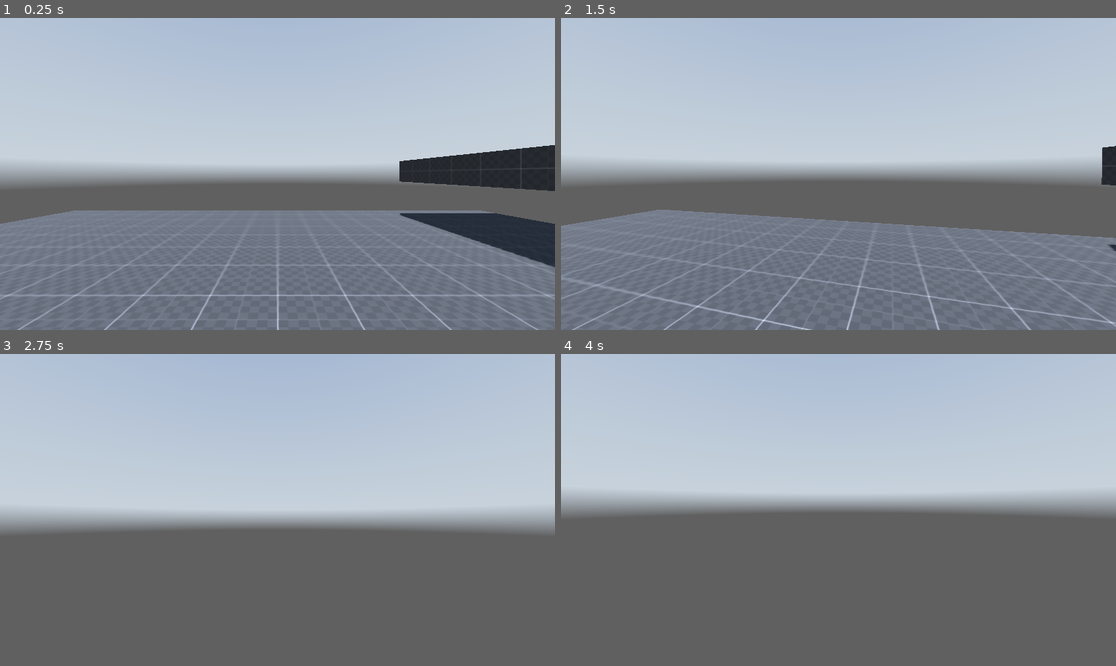
Above: before the commit, frames 1-4 (two rows, left to right).
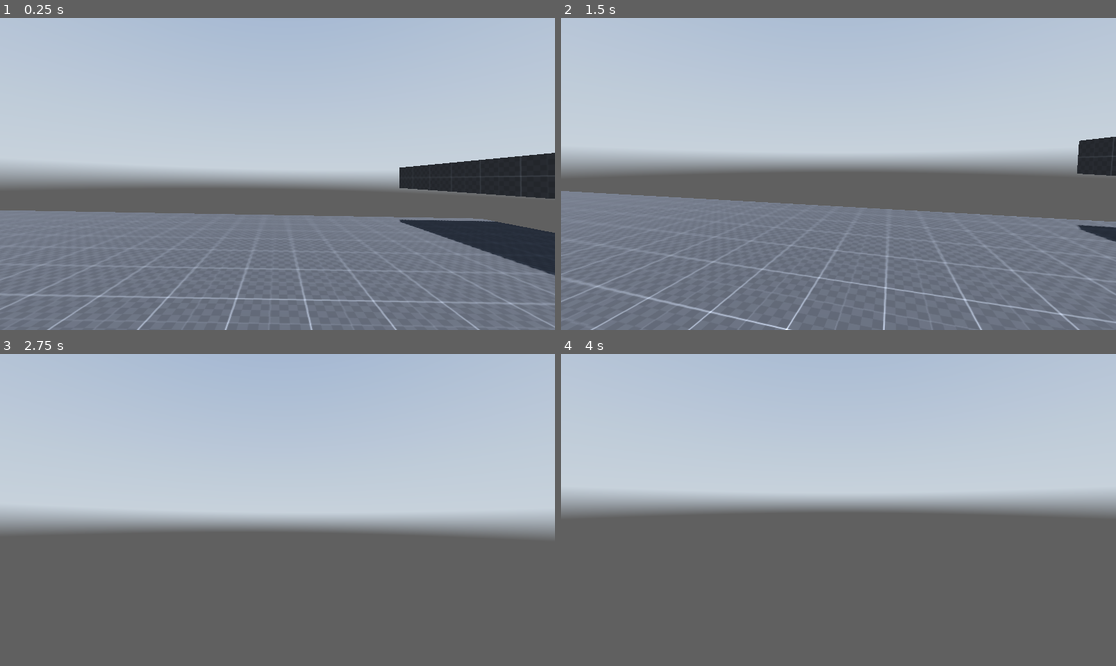
Above: after the commit, the same moments.

Repository: jacoba2024through2025/TombsOfTheTides
Game: Godot game, scene res://Scenes/main.tscn
The game is run twice, just before and just after one commit, with the same random seed, the same clock (stepped at 60 frames per second) and the same inputs. A sky picture missing from this copy of the repository is replaced by a grey-blue gradient.
Inputs (mouse positions are in pixels of both pictures, inside the frame that each line leads up to):
- Up to frame 1 (0.25 s): no input
- Up to frame 2 (1.5 s): tap Enter (ui_accept) at 0.5, 0.77, 1.07 s; move the mouse to (866, 174) at 0.52 s; hold Ctrl (crouch) 0.53-1.28 s; hold W (forward) from 0.53 s (still down); tap Alt (free_look) at 0.8, 1.35 s; move the mouse to (810, 174) at 1.27 s
- Up to frame 3 (2.75 s): keep holding W (forward); tap Enter (ui_accept) at 1.52, 1.82 s; tap Shift (sprint) at 1.55 s; move the mouse to (288, 503) at 2.02 s; hold Shift (sprint) from 2.03 s (still down); tap E (interact, bound only after the commit) at 2.3 s
- Up to frame 4 (4 s): keep holding W (forward); move the mouse to (832, 516) at 2.77 s; release Shift (sprint) at 2.78 s; tap E (interact, bound only after the commit) at 2.85 s; tap Enter (ui_accept) at 3.02, 3.32, 3.5, 3.77 s; right-click (832, 516) at 3.05 s; move the mouse to (877, 513) at 3.52 s; hold Right mouse button (rclick, bound only after the commit) from 3.53 s (still down); tap F (throw, bound only after the commit) at 3.8 s

The runs differ from the first frame. In frame 1, 8.1% of the frame differs, in the area x 0-100%, y 40-100%; in frame 2, 16%, in the area x 0-100%, y 38-100%; in frame 3, 0.1%; in frame 4, nothing differs.

Commit message:
changes made 1/14/25 3:59 PM

Diff:
--- a/Scenes/main.tscn
+++ b/Scenes/main.tscn
@@ -24,14 +24,135 @@
 [sub_resource type="CapsuleShape3D" id="CapsuleShape3D_wf5i0"]
 height = 1.2
 
+[sub_resource type="Animation" id="Animation_ycxki"]
+length = 0.001
+tracks/0/type = "value"
+tracks/0/imported = false
+tracks/0/enabled = true
+tracks/0/path = NodePath("Camera3D:rotation")
+tracks/0/interp = 1
+tracks/0/loop_wrap = true
+tracks/0/keys = {
+"times": PackedFloat32Array(0),
+"transitions": PackedFloat32Array(1),
+"update": 0,
+"values": [Vector3(0, 0, 0)]
+}
+tracks/1/type = "value"
+tracks/1/imported = false
+tracks/1/enabled = true
+tracks/1/path = NodePath("Camera3D:position")
+tracks/1/interp = 1
+tracks/1/loop_wrap = true
+tracks/1/keys = {
+"times": PackedFloat32Array(0),
+"transitions": PackedFloat32Array(1),
+"update": 0,
+"values": [Vector3(0, 0, 0)]
+}
+
+[sub_resource type="Animation" id="Animation_tk0n7"]
+resource_name = "jump"
+length = 0.3
+tracks/0/type = "value"
+tracks/0/imported = false
+tracks/0/enabled = true
+tracks/0/path = NodePath("Camera3D:rotation")
+tracks/0/interp = 1
+tracks/0/loop_wrap = true
+tracks/0/keys = {
+"times": PackedFloat32Array(0, 0.1, 0.1001, 0.3),
+"transitions": PackedFloat32Array(1, 1, 1, 1),
+"update": 0,
+"values": [Vector3(-0.0523599, 0, 0), Vector3(0, 0, 0), Vector3(0.0523599, 0, 0.0349066), Vector3(0, 0, 0)]
+}
+tracks/1/type = "value"
+tracks/1/imported = false
+tracks/1/enabled = true
+tracks/1/path = NodePath("Camera3D:position")
+tracks/1/interp = 1
+tracks/1/loop_wrap = true
+tracks/1/keys = {
+"times": PackedFloat32Array(0, 0.1, 0.3),
+"transitions": PackedFloat32Array(1, 1, 1),
+"update": 0,
+"values": [Vector3(0, 0, 0), Vector3(0, -0.1, 0), Vector3(0, 0, 0)]
+}
+
+[sub_resource type="Animation" id="Animation_0dtul"]
+resource_name = "landing"
+length = 0.3
+tracks/0/type = "value"
+tracks/0/imported = false
+tracks/0/enabled = true
+tracks/0/path = NodePath("Camera3D:rotation")
+tracks/0/interp = 1
+tracks/0/loop_wrap = true
+tracks/0/keys = {
+"times": PackedFloat32Array(0, 0.1, 0.1001, 0.3),
+"transitions": PackedFloat32Array(1, 1, 1, 1),
+"update": 0,
+"values": [Vector3(-0.0523599, 0, 0), Vector3(0, 0, 0), Vector3(0.0523599, 0, 0.0349066), Vector3(0, 0, 0)]
+}
+tracks/1/type = "value"
+tracks/1/imported = false
+tracks/1/enabled = true
+tracks/1/path = NodePath("Camera3D:position")
+tracks/1/interp = 1
+tracks/1/loop_wrap = true
+tracks/1/keys = {
+"times": PackedFloat32Array(0, 0.1, 0.3),
+"transitions": PackedFloat32Array(1, 1, 1),
+"update": 0,
+"values": [Vector3(0, 0, 0), Vector3(0, -0.1, 0), Vector3(0, 0, 0)]
+}
+
+[sub_resource type="AnimationLibrary" id="AnimationLibrary_owwci"]
+_data = {
+"RESET": SubResource("Animation_ycxki"),
+"jump": SubResource("Animation_tk0n7"),
+"landing": SubResource("Animation_0dtul")
+}
+
+[sub_resource type="StandardMaterial3D" id="StandardMaterial3D_xpugk"]
+albedo_color = Color(1, 0.647059, 0, 1)
+
+[sub_resource type="BoxMesh" id="BoxMesh_326ni"]
+
+[sub_resource type="BoxShape3D" id="BoxShape3D_jjnxj"]
+
+[sub_resource type="FastNoiseLite" id="FastNoiseLite_clls5"]
+
+[sub_resource type="NoiseTexture2D" id="NoiseTexture2D_eiuh1"]
+seamless = true
+as_normal_map = true
+noise = SubResource("FastNoiseLite_clls5")
+
+[sub_resource type="NoiseTexture2D" id="NoiseTexture2D_cysjw"]
+seamless = true
+as_normal_map = true
+noise = SubResource("FastNoiseLite_clls5")
+
+[sub_resource type="StandardMaterial3D" id="StandardMaterial3D_cmv3j"]
+depth_draw_mode = 1
+albedo_color = Color(0.0470588, 0.317647, 0.466667, 0.505882)
+roughness = 0.0
+normal_enabled = true
+normal_texture = SubResource("NoiseTexture2D_eiuh1")
+refraction_enabled = true
+refraction_texture = SubResource("NoiseTexture2D_cysjw")
+
+[sub_resource type="BoxMesh" id="BoxMesh_nwmko"]
+material = SubResource("StandardMaterial3D_cmv3j")
+
 [node name="world" type="Node3D"]
 
 [node name="stage" type="Node3D" parent="."]
 
 [node name="CSGBox3D" type="CSGBox3D" parent="stage"]
-transform = Transform3D(1, 0, 0, 0, 1, 0, 0, 0, 1, 0.00421476, -0.5, -0.0127044)
+transform = Transform3D(1, 0, 0, 0, 1, 0, 0, 0, 1, -7.56878, -0.5, -0.0127044)
 use_collision = true
-size = Vector3(20, 1, 20)
+size = Vector3(35.146, 1, 20)
 material = SubResource("StandardMaterial3D_dvn77")
 
 [node name="CSGBox3D2" type="CSGBox3D" parent="stage"]
@@ -71,3 +192,37 @@
 [node name="eyes" type="Node3D" parent="player/nek/head"]
 
 [node name="Camera3D" type="Camera3D" parent="player/nek/head/eyes"]
+
+[node name="Interaction" type="RayCast3D" parent="player/nek/head/eyes/Camera3D"]
+target_position = Vector3(0, 0, -5)
+
+[node name="hand" type="Marker3D" parent="player/nek/head/eyes/Camera3D"]
+transform = Transform3D(1, 0, 0, 0, 1, 0, 0, 0, 1, 0, 0, -2.49506)
+
+[node name="Generic6DOFJoint3D" type="Generic6DOFJoint3D" parent="player/nek/head/eyes/Camera3D"]
+node_a = NodePath("../StaticBody3D")
+linear_limit_x/enabled = false
+
+[node name="StaticBody3D" type="StaticBody3D" parent="player/nek/head/eyes/Camera3D"]
+transform = Transform3D(1, 0, 0, 0, 1, 0, 0, 0, 1, 0, 0, -2.495)
+
+[node name="AnimationPlayer" type="AnimationPlayer" parent="player/nek/head/eyes"]
+libraries = {
+"": SubResource("AnimationLibrary_owwci")
+}
+
+[node name="box" type="RigidBody3D" parent="."]
+transform = Transform3D(1, 0, 0, 0, 1, 0, 0, 0, 1, -5.50765, 0.639908, -0.153813)
+
+[node name="MeshInstance3D" type="MeshInstance3D" parent="box"]
+transform = Transform3D(1, 0, 0, 0, 1, 0, 0, 0, 1, 0, 1.23411, 0)
+material_override = SubResource("StandardMaterial3D_xpugk")
+mesh = SubResource("BoxMesh_326ni")
+
+[node name="CollisionShape3D" type="CollisionShape3D" parent="box"]
+transform = Transform3D(1, 0, 0, 0, 1, 0, 0, 0, 1, 0, 1.23591, 0)
+shape = SubResource("BoxShape3D_jjnxj")
+
+[node name="MeshInstance3D" type="MeshInstance3D" parent="."]
+transform = Transform3D(1, 0, 0, 0, 1, 0, 0, 0, 1, -18.2769, 1.1518, 0)
+mesh = SubResource("BoxMesh_nwmko")
--- a/Scripts/player.gd
+++ b/Scripts/player.gd
@@ -8,12 +8,32 @@
 @onready var crouching_collision_shape: CollisionShape3D = $crouching_collision_shape
 @onready var ray_cast_3d: RayCast3D = $RayCast3D
 @onready var eyes: Node3D = $nek/head/eyes
+@onready var animation_player: AnimationPlayer = $nek/head/eyes/AnimationPlayer
+@onready var interaction: RayCast3D = $nek/head/eyes/Camera3D/Interaction
+@onready var hand: Marker3D = $nek/head/eyes/Camera3D/hand
+@onready var joint: Generic6DOFJoint3D = $nek/head/eyes/Camera3D/Generic6DOFJoint3D
+@onready var staticbody: StaticBody3D = $nek/head/eyes/Camera3D/StaticBody3D
+
+#All grab variables
+var picked_object
+var pull_power = 4
+
+var rotation_power = 0.05
+var locked = false
+
+
+
+
+# grab variables end
+
+
 
 var current_speed = 5.0
 const walking_speed = 5.0
 const sprinting_speed = 8.0
 const crouching_speed = 3.0
-
+var last_velocity = Vector3.ZERO
+var climbing_speed = 150.0
 #Sliding vars
 var slide_timer = 0.0
 var slide_timer_max = 1.0
@@ -33,6 +53,7 @@
 
 const jump_velocity = 4.5
 var lerp_speed = 10.0
+var air_lerp_speed = 3.0
 const mouse_sens = 0.25
 var crouching_depth = -0.5
 var direction = Vector3.ZERO
@@ -54,9 +75,43 @@
 func _ready():
 	Input.set_mouse_mode(Input.MOUSE_MODE_CAPTURED)
 
+func pick_object():
+	var collider = interaction.get_collider()
+	if collider != null and collider is RigidBody3D:
+		picked_object = collider
+		joint.set_node_b(picked_object.get_path())
+
+func rotate_object(event):
+	if picked_object != null:
+		if event is InputEventMouseMotion:
+			staticbody.rotate_x(deg_to_rad(event.relative.y * rotation_power))
+			staticbody.rotate_y(deg_to_rad(event.relative.x * rotation_power))
+
+
+func remove_object():
+	if picked_object != null:
+		picked_object = null
+		joint.set_node_b(joint.get_path())
 func _input(event):
 
-
+	if Input.is_action_just_pressed("interact"):
+		if picked_object == null:
+			pick_object()
+		elif picked_object != null:
+			remove_object()
+	if Input.is_action_pressed('rclick'):
+		locked = true
+		rotate_object(event)
+		print("Function being called", "Locked:", locked)
+	if Input.is_action_just_released('rclick'):
+		locked = false
+		print("Function not called", locked)
+
+	if Input.is_action_just_pressed("throw"):
+		if picked_object != null:
+			var knockback = picked_object.global_position - global_position
+			picked_object.apply_central_impulse(knockback * 5)
+			remove_object()
 	if event is InputEventMouseMotion:
 
 		if free_looking:
@@ -77,7 +132,7 @@
 
 	if Input.is_action_pressed("crouch") || sliding:
 		head.position.y = lerp(head.position.y, 1.8 + crouching_depth, delta*lerp_speed)
-		current_speed = crouching_speed
+		current_speed = lerp(current_speed, crouching_speed, delta * lerp_speed)
 		standing_collision_shape.disabled = true
 		crouching_collision_shape.disabled = false
 
@@ -103,14 +158,14 @@
 		head.position.y = lerp(head.position.y, 0.0, delta*lerp_speed)
 		head.position.y = 1.8
 		if Input.is_action_pressed("sprint"):
-			current_speed = sprinting_speed
+			current_speed = lerp(current_speed, sprinting_speed, delta * lerp_speed)
 
 			walking = false
 			sprinting = true
 			crouching = false
 
 		else:
-			current_speed = walking_speed
+			current_speed = lerp(current_speed, walking_speed, delta * lerp_speed)
 
 			walking = true
 			sprinting = false
@@ -119,14 +174,14 @@
 		free_looking = true
 
 		if sliding:
-			camera_3d.rotation.z = lerp(camera_3d.rotation.z, -deg_to_rad(7.0), delta * lerp_speed		)
+			eyes.rotation.z = lerp(eyes.rotation.z, -deg_to_rad(7.0), delta * lerp_speed		)
 
 		else:
-			camera_3d.rotation.z = -deg_to_rad(nek.rotation.y * free_look_tilt_amount)
+			eyes.rotation.z = -deg_to_rad(nek.rotation.y * free_look_tilt_amount)
 	else:
 		free_looking = false
 		nek.rotation.y = lerp(nek.rotation.y, 0.0, delta*lerp_speed)
-		camera_3d.rotation.z = lerp(camera_3d.rotation.z, 0.0, delta*lerp_speed)
+		eyes.rotation.z = lerp(eyes.rotation.z, 0.0, delta*lerp_speed)
 
 	if sliding:
 		slide_timer -= delta
@@ -165,27 +220,43 @@
 	if Input.is_action_just_pressed("ui_accept") and is_on_floor():
 		velocity.y = jump_velocity
 		sliding = false
+		animation_player.play("jump")
+
+	# Handle landing
+	if is_on_floor():
+		if last_velocity.y < 0.0:
+			animation_player.play("landing")
+			print(last_velocity.y)
 
 	# Get the input direction and handle the movement/deceleration.
 	# As good practice, you should replace UI actions with custom gameplay actions.
 
-
-	direction = lerp(direction,(transform.basis * Vector3(input_dir.x, 0, input_dir.y)).normalized(),delta*lerp_speed)
-
+	if is_on_floor():
+		direction = lerp(direction,(transform.basis * Vector3(input_dir.x, 0, input_dir.y)).normalized(),delta*lerp_speed)
+	else:
+		if input_dir != Vector2.ZERO:
+			direction = lerp(direction,(transform.basis * Vector3(input_dir.x, 0, input_dir.y)).normalized(),delta*air_lerp_speed)
 	if sliding:
 		direction = (transform.basis * Vector3(slide_vector.x,0,slide_vector.y)).normalized()
 
+		current_speed = (slide_timer + 0.1) * slide_speed
+
 	if direction:
 		velocity.x = direction.x * current_speed
-		print("Wow")
+
 
 		velocity.z = direction.z * current_speed
 
-		if sliding:
-			velocity.x = direction.x * (slide_timer + 0.1) * slide_speed
-			velocity.z = direction.z * (slide_timer + 0.1)	 * slide_speed
+
 	else:
 		velocity.x = move_toward(velocity.x, 0, current_speed)
 		velocity.z = move_toward(velocity.z, 0, current_speed)
 
+	if picked_object != null:
+		var a = picked_object.global_transform.origin
+		var b = hand.global_transform.origin
+		picked_object.set_linear_velocity((b-a)*pull_power)
+
+
+	last_velocity = velocity
 	move_and_slide()
--- a/project.godot
+++ b/project.godot
@@ -56,6 +56,21 @@
 "events": [Object(InputEventKey,"resource_local_to_scene":false,"resource_name":"","device":-1,"window_id":0,"alt_press …(195 unchanged characters)…
 ]
 }
+interact={
+"deadzone": 0.5,
+"events": [Object(InputEventKey,"resource_local_to_scene":false,"resource_name":"","device":-1,"window_id":0,"alt_pressed":false,"shift_pressed":false,"ctrl_pressed":false,"meta_pressed":false,"pressed":false,"keycode":0,"physical_keycode":69,"key_label":0,"unicode":101,"location":0,"echo":false,"script":null)
+]
+}
+rclick={
+"deadzone": 0.5,
+"events": [Object(InputEventMouseButton,"resource_local_to_scene":false,"resource_name":"","device":-1,"window_id":0,"alt_pressed":false,"shift_pressed":false,"ctrl_pressed":false,"meta_pressed":false,"button_mask":2,"position":Vector2(102, 14),"global_position":Vector2(111, 60),"factor":1.0,"button_index":2,"canceled":false,"pressed":true,"double_click":false,"script":null)
+]
+}
+throw={
+"deadzone": 0.5,
+"events": [Object(InputEventKey,"resource_local_to_scene":false,"resource_name":"","device":-1,"window_id":0,"alt_pressed":false,"shift_pressed":false,"ctrl_pressed":false,"meta_pressed":false,"pressed":false,"keycode":0,"physical_keycode":70,"key_label":0,"unicode":102,"location":0,"echo":false,"script":null)
+]
+}
 
 [rendering]
 
Not shown: 1 places in Scenes/main.tscn that only renumber resources
